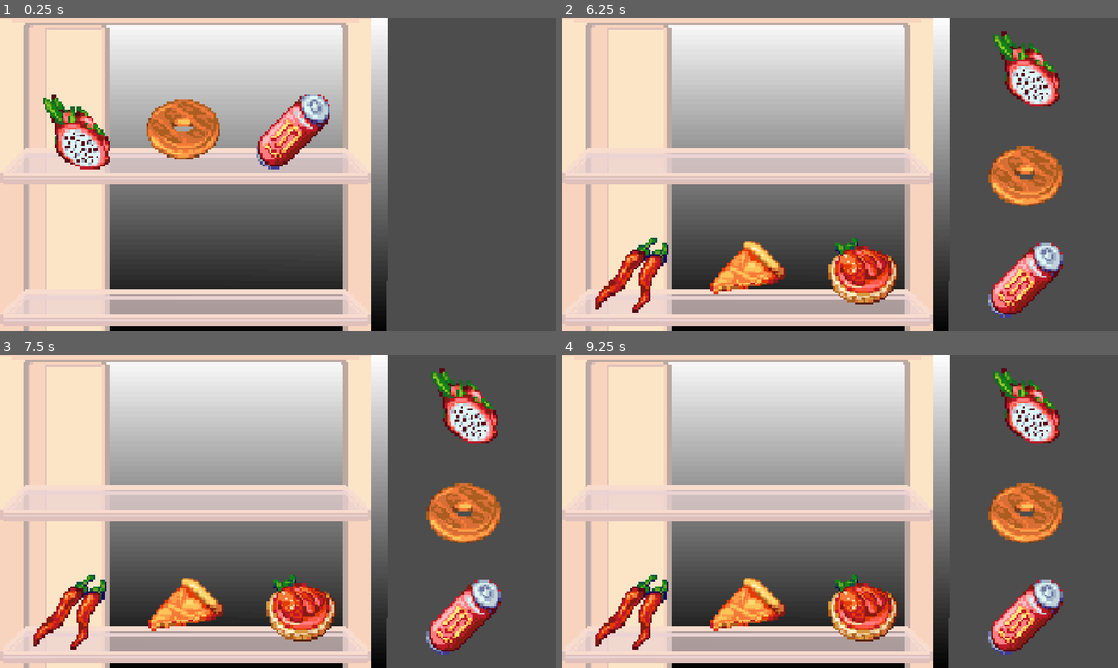
Above: before the commit, frames 1-4 (two rows, left to right).
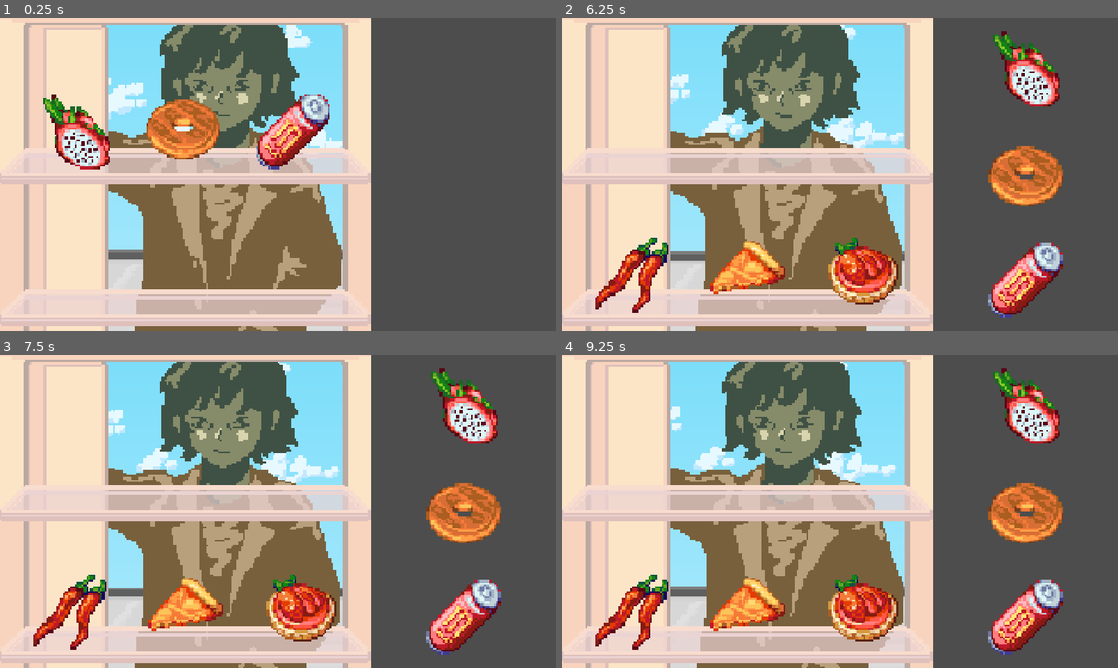
Above: after the commit, the same moments.

Repository: terebigeemu/usydjam
Game: Godot game, scene res://scenes/fridge.tscn
Same seed, same stepped clock (60 frames per second), same inputs: the game is played once before the commit and once after it. This scene is started directly instead of the project's main scene.
Inputs (mouse positions are in pixels of both pictures, inside the frame that each line leads up to):
- Up to frame 1 (0.25 s): no input
- Up to frame 2 (6.25 s): drag from (639, 130) to (856, 130) at 0.52 s; tap Enter at 1.25, 2.75, 5.75 s; drag from (745, 130) to (634, 271) at 1.27 s; tap Space at 2, 4.25 s; move the mouse to (856, 130) at 2.02 s; click (856, 130) at 2.17 s; drag from (634, 271) to (745, 130) at 2.77 s; drag from (745, 271) to (856, 130) at 3.52 s; drag from (856, 271) to (856, 130) at 4.27 s; move the mouse to (867, 174) at 5.02 s; click (867, 174) at 5.17 s; drag from (756, 96) to (745, 271) at 5.77 s
- Up to frame 3 (7.5 s): move the mouse to (400, 495) at 6.52 s; click (400, 495) at 6.67 s; drag from (166, 527) to (294, 608) at 7.27 s
- Up to frame 4 (9.25 s): tap Space at 8 s; move the mouse to (895, 442) at 8.02 s; click (895, 442) at 8.17 s; drag from (812, 574) to (1023, 511) at 8.77 s

The runs differ from the first frame. In frame 1, 33% of the frame differs, in the area x 0-70%, y 0-100%; in frame 2, 34%; in frame 3, 34%; in frame 4, 34%.

Commit message:
added assets + animated background

Diff:
--- a/scenes/fridge.tscn
+++ b/scenes/fridge.tscn
@@ -3,7 +3,13 @@
 [ext_resource type="Texture2D" uid="uid://dyhhrqcdonllp" path="res://assets/fridge_inside.png" id="1_ipvyg"]
 [ext_resource type="Script" uid="uid://dfnvvs5s7ml48" path="res://scripts/fridge.gd" id="3_buvrw"]
 [ext_resource type="Script" uid="uid://b0xawac0vvxw5" path="res://scripts/skybox.gd" id="4_husjh"]
+[ext_resource type="Script" uid="uid://c1gt0wwr3gvxt" path="res://scripts/parallax_background.gd" id="4_npr5r"]
+[ext_resource type="Texture2D" uid="uid://dan8bmestv28h" path="res://assets/clouds.png" id="5_npr5r"]
+[ext_resource type="Texture2D" uid="uid://57xmjwbynog7" path="res://assets/office1.png" id="7_mq0tr"]
 [ext_resource type="Texture2D" uid="uid://ds4lqrf3qse6w" path="res://assets/fruit-art.png" id="7_nm1dx"]
+[ext_resource type="Texture2D" uid="uid://bfauu7v4jlohq" path="res://assets/Employee1.png" id="8_cx14s"]
+[ext_resource type="Texture2D" uid="uid://u4bhle2chw6i" path="res://assets/Employee2.png" id="9_mq0tr"]
+[ext_resource type="Texture2D" uid="uid://cl153ofc4vinp" path="res://assets/Employee3.png" id="10_s2lay"]
 
 [sub_resource type="AtlasTexture" id="AtlasTexture_t2fjl"]
 atlas = ExtResource("7_nm1dx")
@@ -1136,9 +1142,27 @@
 [sub_resource type="CircleShape2D" id="CircleShape2D_buvrw"]
 
 [sub_resource type="Gradient" id="Gradient_buvrw"]
+colors = PackedColorArray(0.68235296, 0.91764706, 0.9882353, 1, 0.47058824, 0.8666667, 0.98039216, 1)
 
 [sub_resource type="GradientTexture2D" id="GradientTexture2D_u8bke"]
 gradient = SubResource("Gradient_buvrw")
+
+[sub_resource type="SpriteFrames" id="SpriteFrames_abnil"]
+animations = [{
+"frames": [{
+"duration": 1.0,
+"texture": ExtResource("8_cx14s")
+}, {
+"duration": 1.0,
+"texture": ExtResource("9_mq0tr")
+}, {
+"duration": 1.0,
+"texture": ExtResource("10_s2lay")
+}],
+"loop": 1,
+"name": &"default",
+"speed": 0.1
+}]
 
 [node name="Fridge" type="Node2D" unique_id=672302043]
 position = Vector2(10, -1)
@@ -1146,7 +1170,7 @@
 
 [node name="FridgeInside" type="Sprite2D" parent="." unique_id=62022446]
 z_index = -1
-position = Vector2(631, 541)
+position = Vector2(630, 541)
 scale = Vector2(8, 8)
 texture = ExtResource("1_ipvyg")
 
@@ -1284,24 +1308,56 @@
 offset_bottom = -15.0
 text = "InitialState"
 
-[node name="Background" type="Sprite2D" parent="." unique_id=880272330]
-position = Vector2(4, 8)
-
-[node name="Sprite2D" type="Sprite2D" parent="Background" unique_id=466734330]
-position = Vector2(16, 1)
-
-[node name="Parallax2D" type="Parallax2D" parent="Background" unique_id=1899894768]
-
-[node name="TextureRect" type="TextureRect" parent="Background" unique_id=1341369736]
-z_index = -10
-offset_left = -28.000004
-offset_top = 1087.0
-offset_right = 35.999996
-offset_bottom = 1151.0
-rotation = -1.5693567
-scale = Vector2(17.310328, 21.097878)
+[node name="ParallaxBackground" type="ParallaxBackground" parent="." unique_id=949502797]
+script = ExtResource("4_npr5r")
+
+[node name="TextureRect" type="TextureRect" parent="ParallaxBackground" unique_id=1341369736]
+z_index = -12
+offset_left = -65.0
+offset_top = 1138.0
+offset_right = -1.0
+offset_bottom = 1202.0
+rotation = -1.5707964
+scale = Vector2(18.95033, 21.977877)
 texture = SubResource("GradientTexture2D_u8bke")
 script = ExtResource("4_husjh")
+
+[node name="Parallax2D" type="Parallax2D" parent="ParallaxBackground" unique_id=1899894768]
+repeat_size = Vector2(1280, 1080)
+autoscroll = Vector2(-10, -5)
+repeat_times = 2
+
+[node name="Sprite2D" type="Sprite2D" parent="ParallaxBackground/Parallax2D" unique_id=466734330]
+modulate = Color(1, 1, 1, 0.78431374)
+z_index = -11
+position = Vector2(626, 533)
+scale = Vector2(8, 8)
+texture = ExtResource("5_npr5r")
+
+[node name="ParallaxLayer" type="ParallaxLayer" parent="ParallaxBackground" unique_id=697077190]
+
+[node name="Sprite2D" type="Sprite2D" parent="ParallaxBackground/ParallaxLayer" unique_id=1247990419]
+z_index = -10
+position = Vector2(640, 540)
+scale = Vector2(8, 8)
+texture = ExtResource("7_mq0tr")
+
+[node name="ParallaxLayer2" type="ParallaxLayer" parent="ParallaxBackground" unique_id=1389560730]
+
+[node name="AnimatedSprite2D" type="AnimatedSprite2D" parent="ParallaxBackground/ParallaxLayer2" unique_id=1948833750]
+position = Vector2(640, 540)
+scale = Vector2(8, 8)
+sprite_frames = SubResource("SpriteFrames_abnil")
+autoplay = "default"
+frame_progress = 0.03833704
+
+[node name="ColorRect" type="ColorRect" parent="." unique_id=1776431082]
+z_index = -1
+offset_left = 1270.0
+offset_top = 1.0
+offset_right = 1910.0
+offset_bottom = 1081.0
+color = Color(0.3019608, 0.3019608, 0.3019608, 1)
 
 [connection signal="input_event" from="Area1" to="." method="_on_cell_input_event" binds= [NodePath("Area1/Cell1"), 1]]
 [connection signal="input_event" from="Area2" to="." method="_on_cell_input_event" binds= [NodePath("Area2/Cell2"), 2]]
--- /dev/null
+++ b/scripts/parallax_background.gd
@@ -0,0 +1,22 @@
+extends ParallaxBackground
+
+# screen size
+var viewport_size = Vector2(1920, 1080)
+
+@onready var parallax_layer: ParallaxLayer = $ParallaxLayer
+@onready var parallax_layer_2: ParallaxLayer = $ParallaxLayer2
+
+
+func _input(event):
+	if event is InputEventMouseMotion:
+		var mouse_x = event.position.x
+		var mouse_y = event.position.y
+
+		var relative_x = (mouse_x - (viewport_size.x/2)) / (viewport_size.x/2)
+		var relative_y = (mouse_y - (viewport_size.y/2)) / (viewport_size.y/2)
+
+		parallax_layer.motion_offset.x = 8 * relative_x
+		parallax_layer.motion_offset.y = 8 * relative_y
+
+		parallax_layer_2.motion_offset.x = 4 * relative_x
+		parallax_layer_2.motion_offset.y = 4 * relative_y
--- a/scripts/skybox.gd
+++ b/scripts/skybox.gd
@@ -1,4 +1,4 @@
-extends Sprite2D
+extends TextureRect
 
 
 # Called when the node enters the scene tree for the first time.
Binary file added: assets/Employee1.png
Not shown, added: assets/Employee1.png.import
Binary file added: assets/Employee2.png
Not shown, added: assets/Employee2.png.import
Binary file added: assets/Employee3.png
Not shown, added: assets/Employee3.png.import
Binary file added: assets/clouds.png
Not shown, added: assets/clouds.png.import
Binary file added: assets/fridge_closed.png
Not shown, added: assets/fridge_closed.png.import
Binary file added: assets/office1.png
Not shown, added: assets/office1.png.import
(and 1 more such lines)
